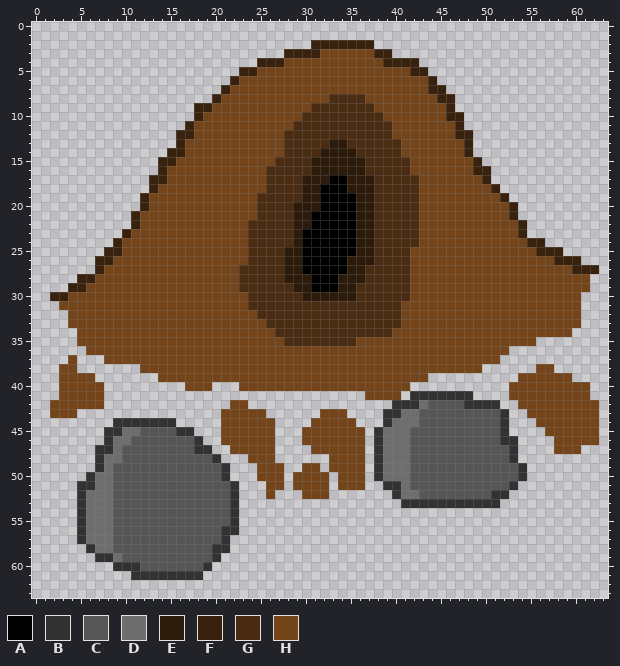
File history of a pixel-art sprite, res/mine.png. That is the earlier state.
The file is 64x64 pixels.
Palette (. is transparent): A #000000  B #323232  C #565656  D #6e6e6e  E #2c1b0b  F #38220d  G #4a2c12  H #74451b
Pixels before (only the part around the change), first column x 7:
 4 ..................FFFHHHHHHHHHHHFFFF..................
 5 ................FFHHHHHHHHHHHHHHHHHFF.................
 6 ...............FHHHHHHHHHHHHHHHHHHHHHF................
 7 ..............FHHHHHHHHHHHHHHHHHHHHHHFF...............
 8 .............FHHHHHHHHHHHHGGGGHHHHHHHHFF..............
 9 ...........FFHHHHHHHHHHHGGGGGGGHHHHHHHHF..............
10 ...........FHHHHHHHHHHHGGGGGGGGGHHHHHHHFF.............
11 ..........FHHHHHHHHHHHGGGGGGGGGGGHHHHHHHF.............
12 .........FFHHHHHHHHHHGGGGGGGGGGGGHHHHHHHFF............
13 .........FHHHHHHHHHHHGGGGGEEGGGGGGHHHHHHHF............
14 ........FFHHHHHHHHHHHGGGGEEEEGGGGGHHHHHHHF............
15 .......FFHHHHHHHHHHHGGGGEEEEEEGGGGGHHHHHHHF...........
16 .......FHHHHHHHHHHHGGGGGEEEEEEGGGGGHHHHHHHFF..........
17 ......FFHHHHHHHHHHHGGGGEEEAAEEEGGGGGHHHHHHHF..........
18 ......FHHHHHHHHHHHHGGGGEEAAAEEEGGGGGHHHHHHHHF.........
19 .....FHHHHHHHHHHHHGGGGGEEAAAAEEGGGGGHHHHHHHHHF........
20 .....FHHHHHHHHHHHHGGGGEEEAAAAEEGGGGGHHHHHHHHHHF.......
21 ....FHHHHHHHHHHHHHGGGGEEAAAAAEEGGGGGHHHHHHHHHHF.......
22 ....FHHHHHHHHHHHHGGGGGEEAAAAAEEGGGGGHHHHHHHHHHHF......
23 ...FHHHHHHHHHHHHHGGGGGEAAAAAAEEGGGGGHHHHHHHHHHHF......
24 ..FHHHHHHHHHHHHHHGGGGGEAAAAAAEEGGGGGHHHHHHHHHHHHFF....
25 .FFHHHHHHHHHHHHHHGGGGEEAAAAAAEEGGGGHHHHHHHHHHHHHHFFF..
26 FFHHHHHHHHHHHHHHHGGGGEEAAAAAEEEGGGGHHHHHHHHHHHHHHHHFFF
27 FHHHHHHHHHHHHHHHGGGGGEEAAAAAEEGGGGGHHHHHHHHHHHHHHHHHHF
28 HHHHHHHHHHHHHHHHGGGGGEEEAAAEEEGGGGGHHHHHHHHHHHHHHHHHHH
29 HHHHHHHHHHHHHHHHGGGGGGEEAAAEEGGGGGGHHHHHHHHHHHHHHHHHHH
30 HHHHHHHHHHHHHHHHHGGGGGGEEEEEEGGGGGGHHHHHHHHHHHHHHHHHHH
31 HHHHHHHHHHHHHHHHHGGGGGGGGGGGGGGGGGHHHHHHHHHHHHHHHHHHHH
32 HHHHHHHHHHHHHHHHHHGGGGGGGGGGGGGGGGHHHHHHHHHHHHHHHHHHHH
33 HHHHHHHHHHHHHHHHHHHGGGGGGGGGGGGGGGHHHHHHHHHHHHHHHHHHHH
34 HHHHHHHHHHHHHHHHHHHHGGGGGGGGGGGGGHHHHHHHHHHHHHHHHHHHH.
35 HHHHHHHHHHHHHHHHHHHHHGGGGGGGGHHHHHHHHHHHHHHHHHHHH.....
36 HHHHHHHHHHHHHHHHHHHHHHHHHHHHHHHHHHHHHHHHHHHHHH........
37 .HHHHHHHHHHHHHHHHHHHHHHHHHHHHHHHHHHHHHHHHHHHH.........
38 .....HHHHHHHHHHHHHHHHHHHHHHHHHHHHHHHHHHHHHH......HH...
39 .......HHHHHHHHHHHHHHHHHHHHHHHHHHHHHH..........HHHHHH.
40 H.........HHH...HHHHHHHHHHHHHHHHHHH...........HHHHHHHH
41 H.............................HHHH.BBBBBBB....HHHHHHHH
42 H..............HH................BBBDCCCCBBBB..HHHHHHH
43 ..............HHHHH......HHH....BBDDCCCCCCCCCB..HHHHHH
44 ..BBBBBBB.....HHHHHH....HHHHH...BDDDCCCCCCCCCB...HHHHH
45 .BBDDCCCCBB...HHHHHH...HHHHHHH.BDDDCCCCCCCCCCB....HHHH
46 .BDDCCCCCCCB..HHHHHH...HHHHHHH.BDDDCCCCCCCCCCBB....HHH
47 BBDCCCCCCCCBB..HHHHH....HHHHHH.BDDDCCCCCCCCCCCB....HHH
48 BDDCCCCCCCCCCB...HHH......HHHH.BDDDCCCCCCCCCCCB.......
The same view after the edit:
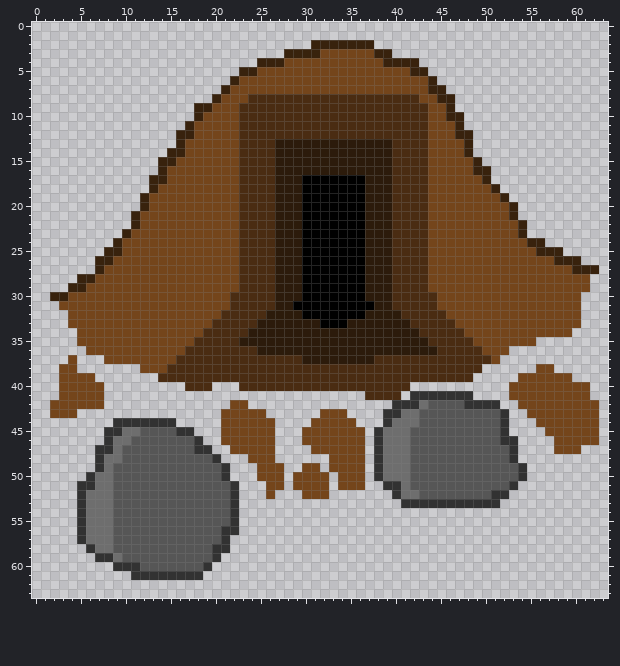
The exact change:
y 8: x 24..32 HHHHHHHHH -> GGGGGGGGG; x 37..42 HHHHHH -> GGGGGG
y 9: x 23..30 HHHHHHHH -> GGGGGGGG; x 38..43 HHHHHH -> GGGGGG
y 10: x 23..29 HHHHHHH -> GGGGGGG; x 39..43 HHHHH -> GGGGG
y 11: x 23..28 HHHHHH -> GGGGGG; x 40..43 HHHH -> GGGG
y 12: x 23..27 HHHHH -> GGGGG; x 40..43 HHHH -> GGGG
y 13: x 23..32 HHHHHGGGGG -> GGGGEEEEEE; x 35..39 GGGGG -> EEEEE; x 41..43 HHH -> GGG
y 14: x 23..31 HHHHHGGGG -> GGGGEEEEE; x 36..39 GGGG -> EEEE; x 41..43 HHH -> GGG
y 15: x 23..30 HHHHGGGG -> GGGGEEEE; x 37..39 GGG -> EEE; x 42..43 HH -> GG
y 16: x 23..25 HHH -> GGG; x 27..30 GGGG -> EEEE; x 37..39 GGG -> EEE; x 42..43 HH -> GG
y 17: x 23..25 HHH -> GGG; x 27..32 GGGEEE -> EEEAAA; x 35..36 EE -> AA; x 38..39 GG -> EE; x 43 H -> G
y 18: x 23..25 HHH -> GGG; x 27..31 GGGEE -> EEEAA; x 35..36 EE -> AA; x 38..39 GG -> EE; x 43 H -> G
y 19: x 23..24 HH -> GG; x 27..31 GGGEE -> EEEAA; x 36 E -> A; x 38..39 GG -> EE; x 43 H -> G
y 20: x 23..24 HH -> GG; x 27..28 GG -> EE; x 30..31 EE -> AA; x 36 E -> A; x 38..39 GG -> EE; x 43 H -> G
y 21: x 23..24 HH -> GG; x 27..28 GG -> EE; x 30 E -> A; x 36 E -> A; x 38..39 GG -> EE; x 43 H -> G
y 22: x 23 H -> G; x 27..28 GG -> EE; x 30 E -> A; x 36 E -> A; x 38..39 GG -> EE; x 43 H -> G
y 23..24: x 23 H -> G; x 27..28 GG -> EE; x 36 E -> A; x 38..39 GG -> EE; x 43 H -> G
y 25: x 23 H -> G; x 27 G -> E; x 36 E -> A; x 38..39 GG -> EE; x 42..43 HH -> GG
y 26: x 23 H -> G; x 27 G -> E; x 35..36 EE -> AA; x 38..39 GG -> EE; x 42..43 HH -> GG
y 27: x 27 G -> E; x 35..39 EEGGG -> AAEEE; x 42..43 HH -> GG
y 28: x 27 G -> E; x 30 E -> A; x 34..39 EEEGGG -> AAAEEE; x 42..43 HH -> GG
y 29: x 27..28 GG -> EE; x 30 E -> A; x 34..39 EEGGGG -> AAAEEE; x 42..43 HH -> GG
y 30: x 22..23 HH -> GG; x 27..39 GGGEEEEEEGGGG -> EEEAAAAAAAEEE; x 42..44 HHH -> GGG
y 31: x 22..23 HH -> GG; x 27..39 GGGGGGGGGGGGG -> EEAAAAAAAAAEE; x 41..44 HHHH -> GGGG
y 32: x 21..24 HHHH -> GGGG; x 26..45 GGGGGGGGGGGGGGGHHHHH -> EEEEAAAAAAAEEEEGGGGG
y 33: x 20..46 HHHHHHGGGGGGGGGGGGGGGHHHHHH -> GGGGGEEEEEEEAAAEEEEEEEGGGGG
y 34: x 19..47 HHHHHHHHGGGGGGGGGGGGGHHHHHHHH -> GGGGGEEEEEEEEEEEEEEEEEEEGGGGG
y 35: x 18..48 HHHHHHHHHHGGGGGGGGHHHHHHHHHHHHH -> GGGGGEEEEEEEEEEEEEEEEEEEEEGGGGG
y 36: x 17..49 HHHHHHHHHHHHHHHHHHHHHHHHHHHHHHHHH -> GGGGGGGGEEEEEEEEEEEEEEEEEEEEGGGGG
y 37: x 16..50 HHHHHHHHHHHHHHHHHHHHHHHHHHHHHHHHHHH -> GGGGGGGGGGGGGGEEEEEEEEGGGGGGGGGGGGG
y 38: x 15..49 HHHHHHHHHHHHHHHHHHHHHHHHHHHHHHHHHHH -> GGGGGGGGGGGGGGGGGGGGGGGGGGGGGGGGGGG
y 39: x 14..48 HHHHHHHHHHHHHHHHHHHHHHHHHHHHHH..... -> GGGGGGGGGGGGGGGGGGGGGGGGGGGGGGGGGGG
y 40: x 17..19 HHH -> GGG; x 23..41 HHHHHHHHHHHHHHHHHHH -> GGGGGGGGGGGGGGGGGGG
y 41: x 37..40 HHHH -> GGGG
Where, in picture pixels (left, top, right, bottom), the same in both pictures:
changed: (158, 94, 491, 400)
